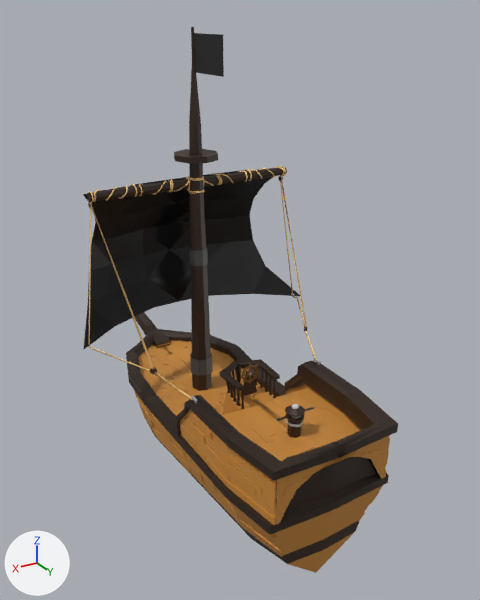
Two versions of the FBX model Assets/FBX/Models/boat.fbx, one commit apart.
Rendered twice from a camera (50 mm lens) standing at (10.8, 22.3, 14.6) and looking at (-1.5, 1.6, 4.3). Lighting does not change. The marker at lower left points along +X, +Y and +Z. Where no turn or scale is listed for an object, it has been applied to the vertices.

The scene before the commit, as lines of its bpy script (objects in view):
```python
me_cube_003 = bpy.data.meshes.new('Cube.003')
me_cube_003.from_pydata(...)  # 5054 vertices, 4688 faces; spans x -2.6..2.6, y -9.8..10.2, z -1.6..4.3
# faces by material slot: [4123, 565]
me_cube_003.materials.append(mat_material_001)  # picture img_palette02_albedo_png
me_cube_003.materials.append(mat_material_002)  # picture img_palette02_albedo_png
me_cylinder_002 = bpy.data.meshes.new('Cylinder.002')
me_cylinder_002.from_pydata(...)  # 286 vertices, 486 faces; spans x -4.76..4.76, y -1.45..1.32, z 3.62..9.22
me_cylinder_002.materials.append(mat_material_002)  # picture img_palette02_albedo_png
me_plane = bpy.data.meshes.new('Plane')
me_plane.from_pydata(...)  # 288 vertices, 286 faces; spans x -0.02..0.0, y -1.0..1.0, z -0.61..0.61
me_plane.materials.append(mat_material_001)  # picture img_palette02_albedo_png
ob_lod = bpy.data.objects.new('Lod', me_cube_003)
ob_lod.location = (0.0, -0.26, -0.93)
ob_plachty = bpy.data.objects.new('plachty', me_cylinder_002)
ob_plachty.location = (0.0, 0.0, 0.0)
ob_vlajka = bpy.data.objects.new('vlajka', me_plane)
ob_vlajka.location = (0.0, 2.16, 13.41)
# also in view: 'lana' at (0.0, 3.1, 6.1); 'stoziar' at (0.0, 1.2, 7.4)
```
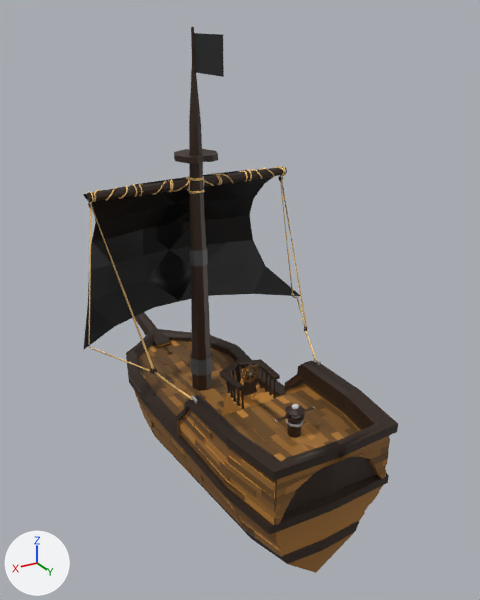
The change, as JSON lines over the scene's bpy script:
```json
{"block": "me_cube_003", "where": "# used by ob_lod; location = (0.0, -0.26, -0.93)"}
{"op": "remove", "block": "me_cube_003", "code": "me_cube_003.from_pydata(...)  # 5054 vertices, 4688 faces; spans x -2.6..2.6, y -9.8..10.2, z -1.6..4.3"}
{"op": "add", "block": "me_cube_003", "code": "me_cube_003.from_pydata(...)  # 5054 vertices, 4710 faces; spans x -2.6..2.6, y -9.8..10.2, z -1.6..4.3"}
{"block": "me_cube_003", "change": "me_cube_003 part 1: 1660 kept faces spanning x -2.5..2.6, y -3.0..10.2, z -1.6..3.9 get new texture (UV) coordinates"}
```

What differs and where, as boxes [x1, y1, x2, y2] in the pictures (480 x 600 px):
```json
{"part": 1, "of": "me_cube_003", "change": "surface changed", "before": [136, 341, 390, 573], "after": [136, 341, 390, 573]}
```
